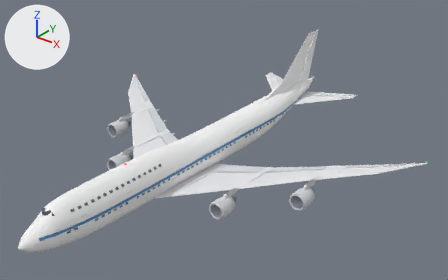
The glTF model templates/b747-8i.glb as it was, and as the next commit left it.
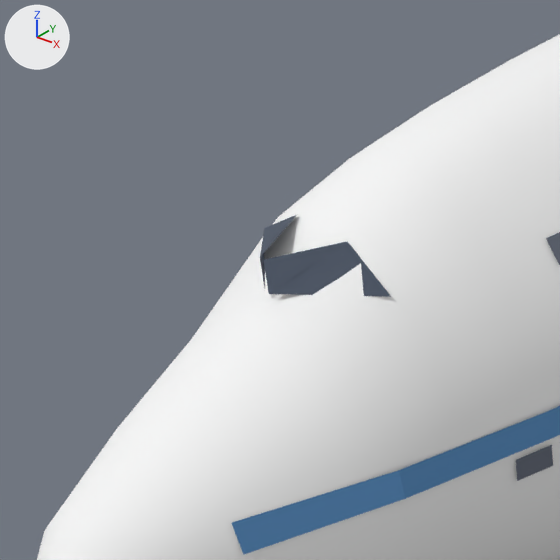
Each version is shown whole from a 50 mm lens placed at (64.7, -74.7, 49.6), pointed at (3.6, 1.6, 2.3), then close up on the part from 4% to 16% of the width and 67% to 86% of the height. The lights are fixed; the arrows at upper left show +X, +Y and +Z. The first two pictures are the older version. Where no turn or scale is listed for an object, it has been applied to the vertices. Vertices at exactly the same position are counted once.

Objects in the first close-up: 'Fuselage'.
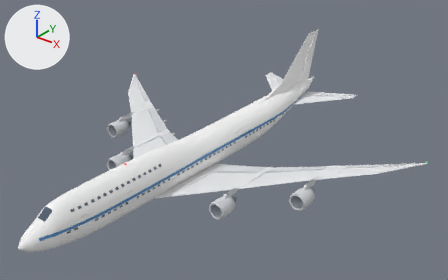
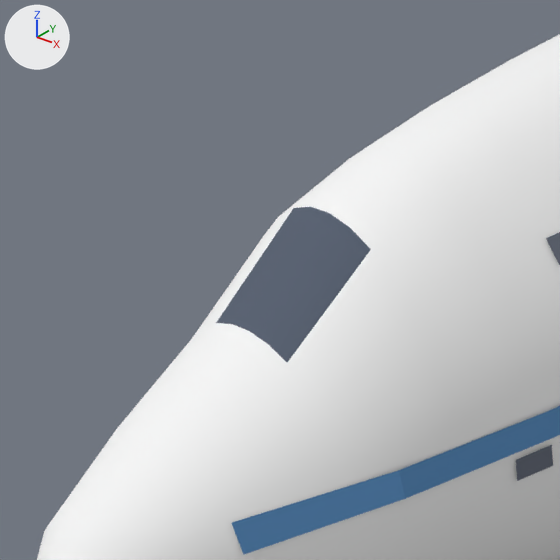
Where the change shows, as pixel boxes [x1, y1, x2, y2] in the close-ups (560 x 560 px):
part 1 of me_fuselage_srf, deleted: before [260, 215, 296, 288]
part 2 of me_fuselage_srf, deleted: before [264, 241, 391, 297]
part 3 of me_fuselage_srf, recoloured (white to greyish blue): [216, 207, 371, 362] in both

The edits, one by one:
me_fuselage_srf is used by ob_fuselage; location (0.0, 0.0, 0.0).
me_fuselage_srf had 4074 vertices, 7045 faces and spanned x -34.3..34.3, y -38.1..38.2, z -4.5..13.3.
me_fuselage_srf now has 4064 vertices, 7041 faces and spans x -34.3..34.3, y -38.1..38.2, z -4.5..13.3.
me_fuselage_srf part 1: the loose piece of 4 vertices spanning x -1.4..0.0, y -33.8..-32.8, z 3.0..3.6 is deleted.
me_fuselage_srf part 2: the loose piece of 4 vertices spanning x 0.0..1.4, y -33.8..-32.8, z 3.0..3.6 is deleted.
me_fuselage_srf part 3: 8 faces spanning x -0.9..0.9, y -34.1..-32.6, z 2.4..3.8 switch from mat_c_237_238_238 (white #f7f7f7) to mat_c_22_28_40 (greyish blue #535d6e).
Other edits to the shape of me_fuselage_srf do not show in these pictures.
